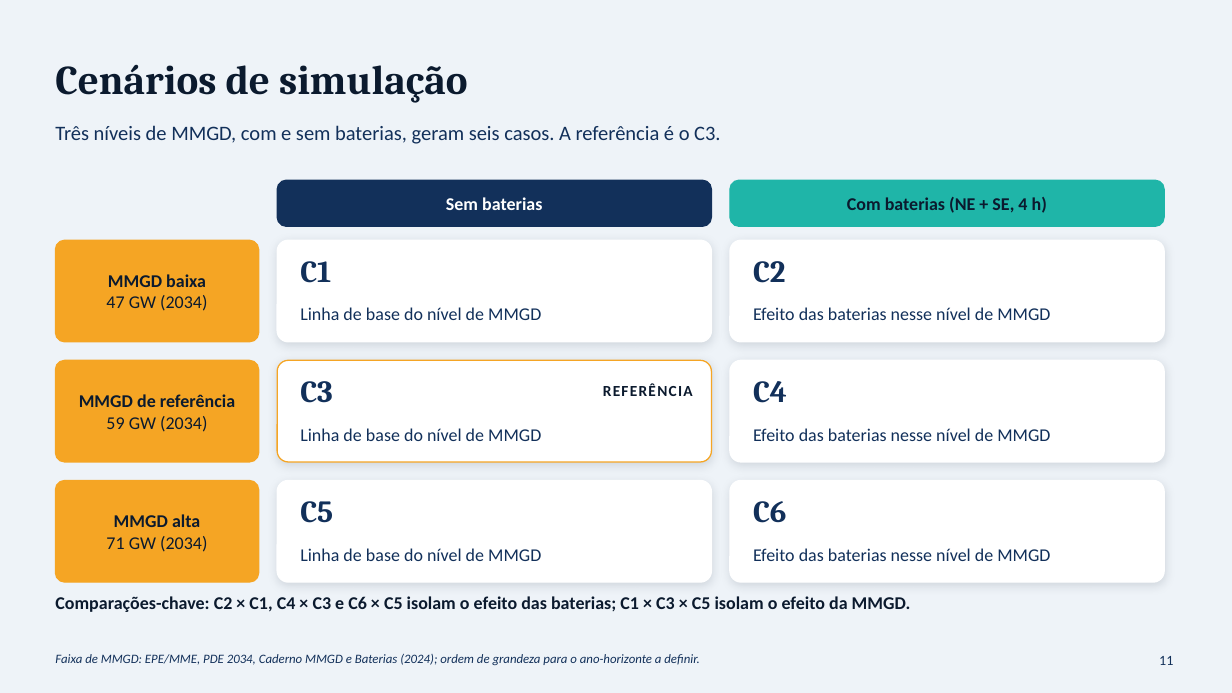
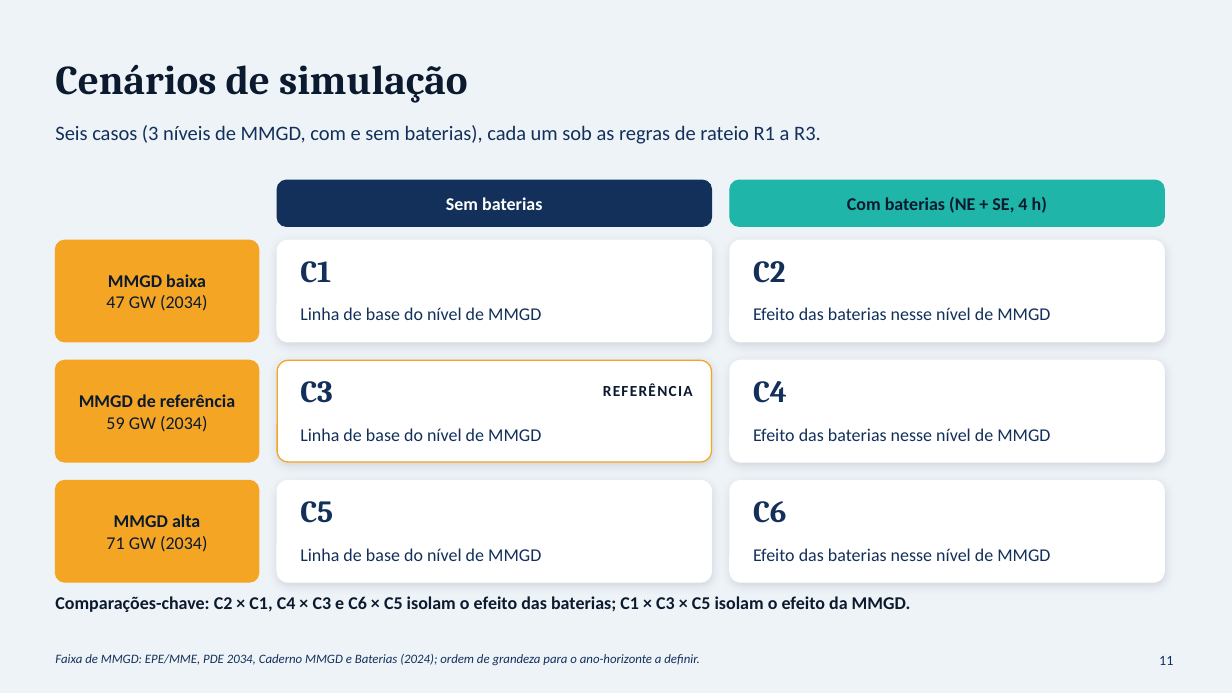
Before and after one commit to RonaldoSouza74/Instituto-de-Economia, a slide deck: slide 11 of Baterias_SIN_Economia_Setor_Eletrico_I.pptx. Drawn at 1232x693 pixels with LibreOffice and Linux fonts; fonts in the diff are those of the drawing. Boxes give left, top, right and bottom in pixels: in the first picture for what was removed or moved away, otherwise in the second. Text is boxed around its words. In the diff, an @@ line names an element or a change of style, - is before the commit and + after.

```diff
--- a/Baterias_SIN_Economia_Setor_Eletrico_I.pptx
+++ b/Baterias_SIN_Economia_Setor_Eletrico_I.pptx
@@ text at (55, 125, 821, 144): text changed @@
-Três níveis de MMGD, com e sem baterias, geram seis casos. A referência é o C3.
+Seis casos (3 níveis de MMGD, com e sem baterias), cada um sob as regras de rateio R1 a R3.
```
Also in this commit, not shown: 15 other slides changed, 2 slides added, 2 slides removed.
